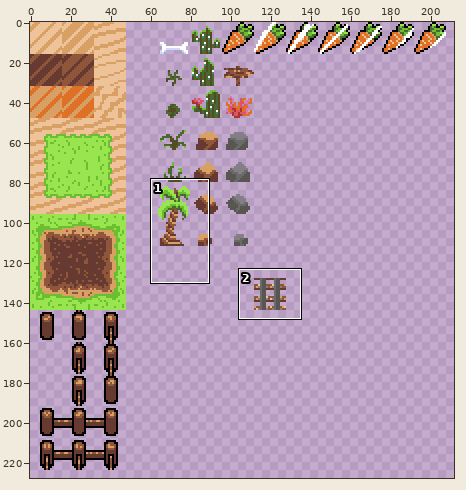
Two states of a sprite sheet, project/resources/sprites/tilemap.png. The picture above shows the old version from afar; the outline marks the close-up.
Close-up. Before:
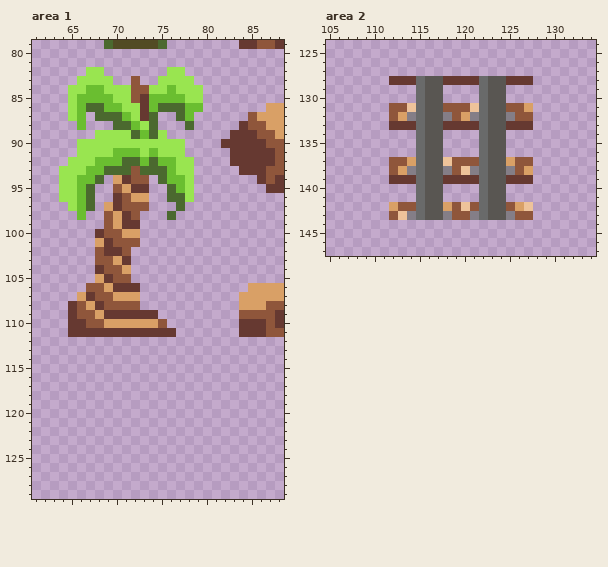
The file is 256x256 pixels. Shown: area 1: x 61..88, y 79..129; area 2: x 105..134, y 124..147. The wide view leaves out empty margins.
Once edited:
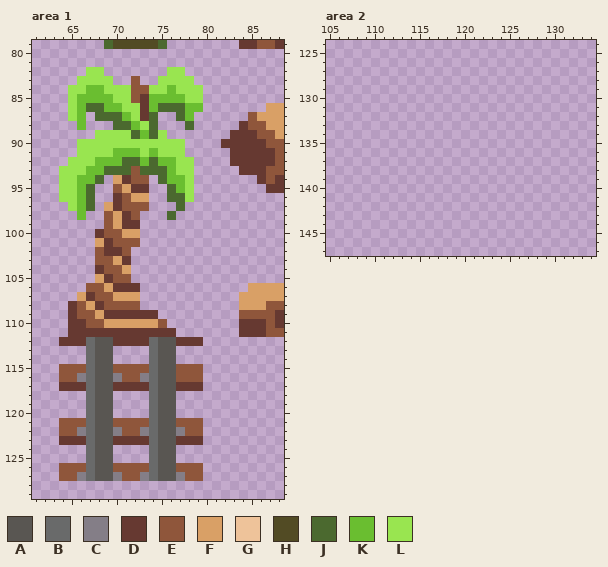
Palette (. is transparent): A #595652  B #696a6a  C #847e87  D #663931  E #8f563b  F #d9a066  G #eec39a  H #524b24  J #4b692f  K #6abe30  L #99e550
From the commit log: I like trains
Edits made:
Area 1:
The author put colour A in rows 112 to 127 at x 68 to 69 and 75 to 76.
The author put colour B in rows 112 to 127 at x 67 and 74.
The author put colour C in row 116 at x 66, 70 and 73; in row 122 at x 66, 70, 73 and 77; in row 127 at x 66, 70, 73 and 77.
The author put colour D in row 112 at x 64 to 66, 70 to 73 and 77 to 79; in row 117 at x 64 to 66, 70 to 73 and 77 to 79; in row 123 at x 64 to 66, 70 to 73 and 77 to 79.
The author put colour E in row 115 at x 64 to 66, 70 to 73 and 77 to 79; in row 116 at x 64 to 65, 71 to 72 and 77 to 79; in row 121 at x 64 to 66, 70 to 73 and 77 to 79; in row 122 at x 64 to 65, 71 to 72 and 78 to 79; in row 126 at x 64 to 66, 70 to 73 and 77 to 79; in row 127 at x 64 to 65, 71 to 72 and 78 to 79.
Area 2:
Colour A is gone in rows 128 to 143 at x 116 to 117 and 123 to 124.
Colour B is gone in rows 128 to 143 at x 115 and 122.
Colour C is gone in row 132 at x 114, 118, 121 and 125; in row 138 at x 114, 118, 121 and 125; in row 143 at x 114, 118, 121 and 125.
Colour D is gone in row 128 at x 112 to 114, 118 to 121 and 125 to 127; in row 133 at x 112 to 114, 118 to 121 and 125 to 127; in row 139 at x 112 to 114, 118 to 121 and 125 to 127.
Colour E is gone in row 131 at x 112 to 113, 118 to 120 and 125 to 126; in row 132 at x 112, 119 and 126 to 127; in row 137 at x 112 to 113, 119 to 121 and 126 to 127; in row 138 at x 112, 119 and 126; in row 142 at x 113 to 114, 119, 121 and 125; in row 143 at x 112, 119 to 120 and 126 to 127.
Colour F is gone in row 131 at x 127; in row 132 at x 113 and 120; in row 137 at x 114 and 125; in row 138 at x 113 and 127; in row 142 at x 112, 118 and 126.
Colour G is gone in row 131 at x 114 and 121; in row 137 at x 118; in row 138 at x 120; in row 142 at x 120 and 127; in row 143 at x 113.
